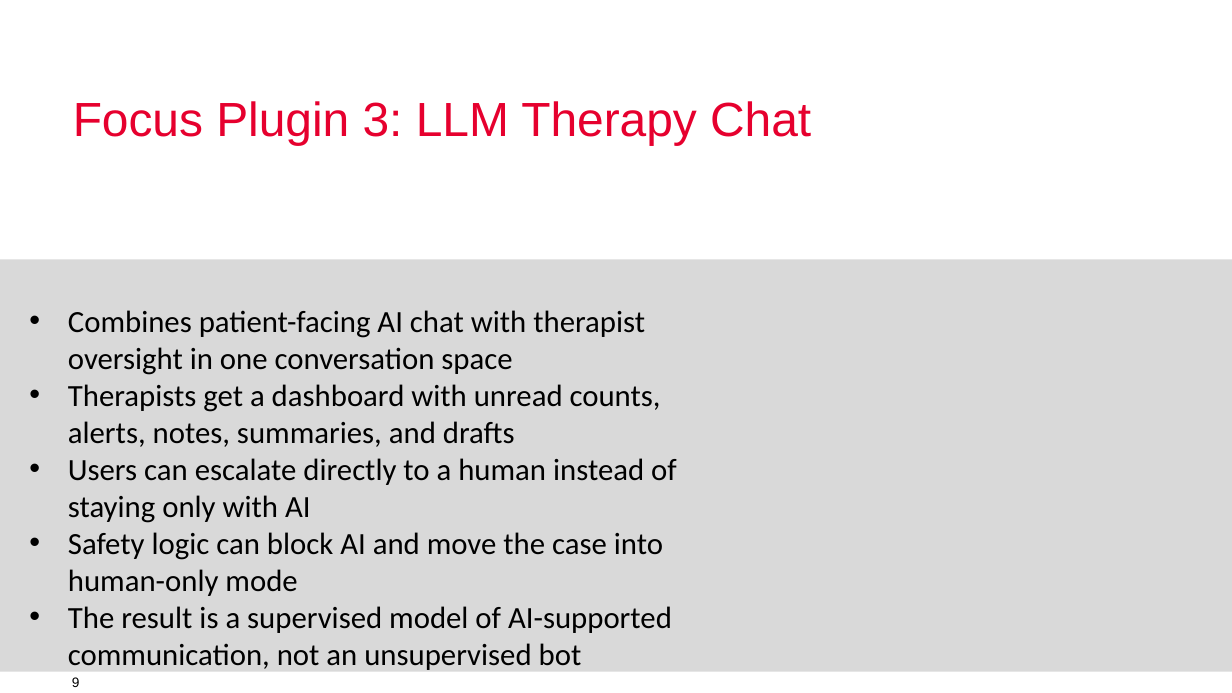
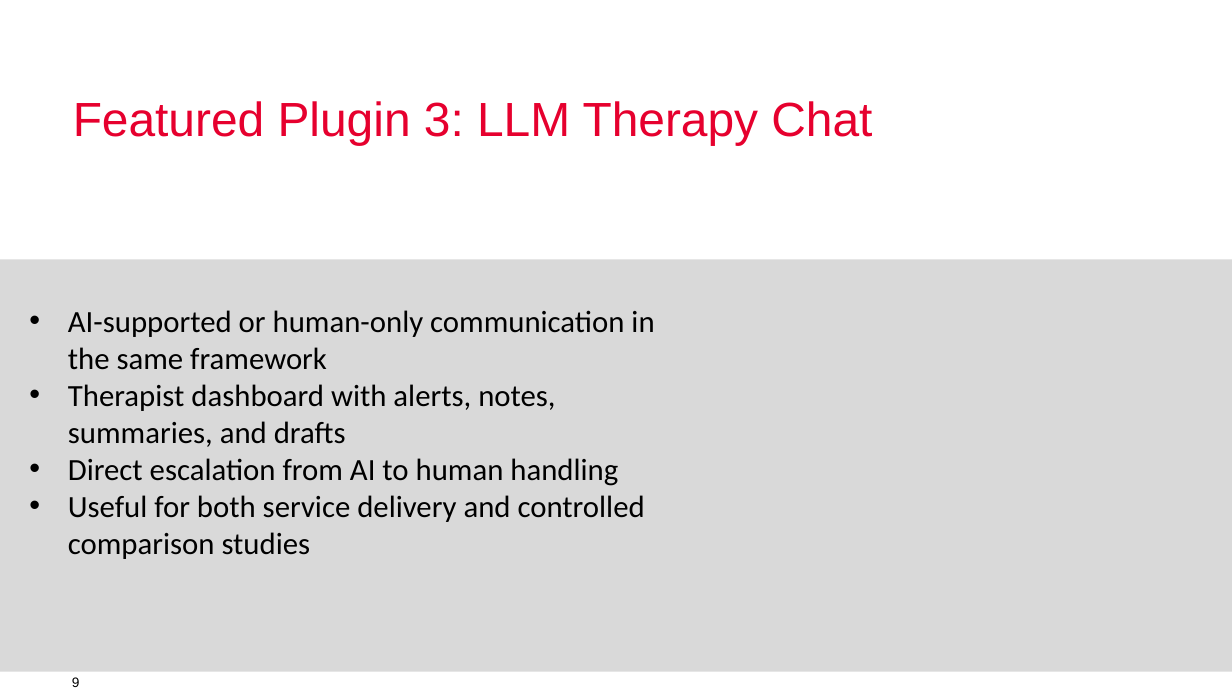
Before and after one commit to humdek-unibe-ch/sh-docs-presentations, a slide deck: slide 9 of SelfHelp-2026.pptx. Drawn at 1232x693 pixels with LibreOffice and Linux fonts; fonts in the diff are those of the drawing; background and template pictures are left out. Boxes give left, top, right and bottom in pixels: in the first picture for what was removed or moved away, otherwise in the second. Text is boxed around its words. In the diff, an @@ line names an element or a change of style, - is before the commit and + after.

```diff
--- a/SelfHelp-2026.pptx
+++ b/SelfHelp-2026.pptx
@@ title at <box>73,101,872,145</box>: text changed @@
-Focus Plugin 3: LLM Therapy Chat
+Featured Plugin 3: LLM Therapy Chat
@@ text at <box>68,310,654,559</box>: text changed @@
-• Combines patient-facing AI chat with therapist oversight in one conversation space
-• Therapists get a dashboard with unread counts, alerts, notes, summaries, and drafts
-• Users can escalate directly to a human instead of staying only with AI
-• Safety logic can block AI and move the case into human-only mode
-• The result is a supervised model of AI-supported communication, not an unsupervised bot
+• AI-supported or human-only communication in the same framework
+• Therapist dashboard with alerts, notes, summaries, and drafts
+• Direct escalation from AI to human handling
+• Useful for both service delivery and controlled comparison studies
```
Also in this commit, not shown: 10 other slides changed, 2 slides removed, 2 other files.
